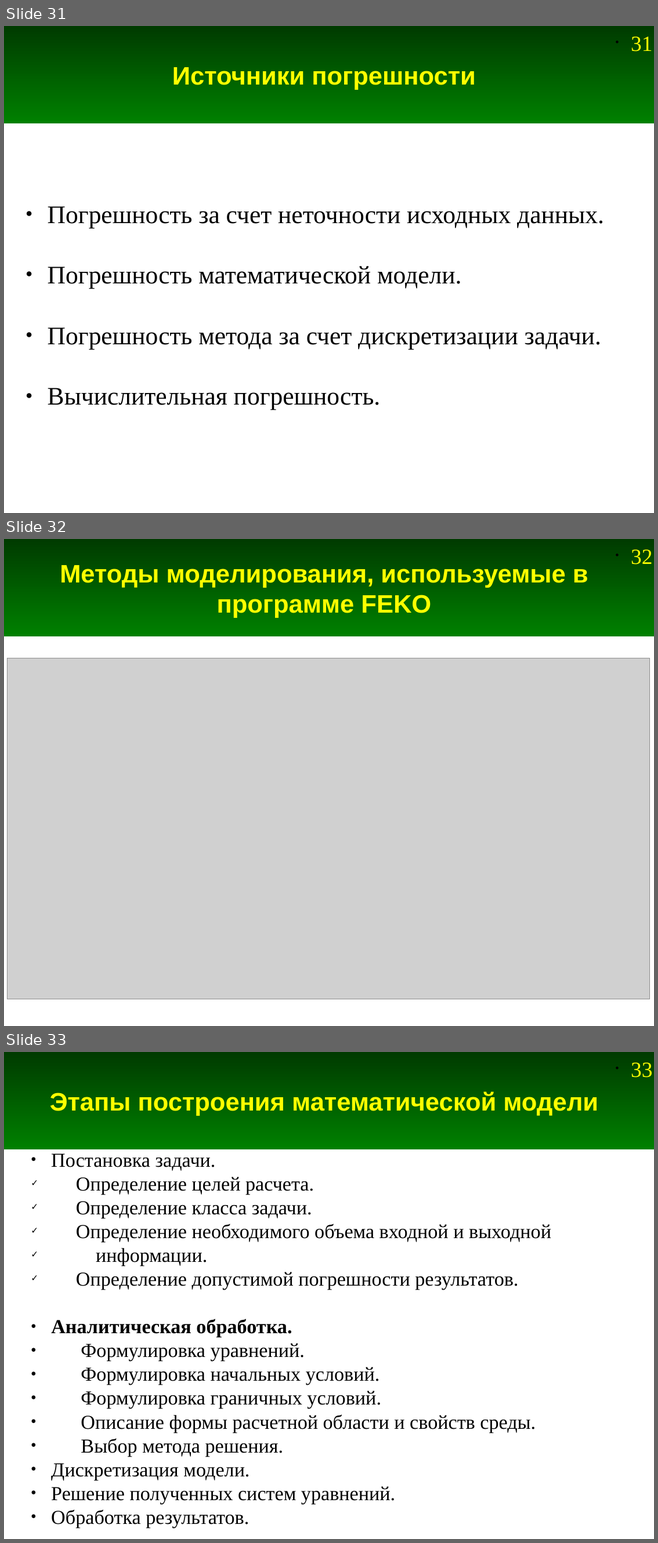
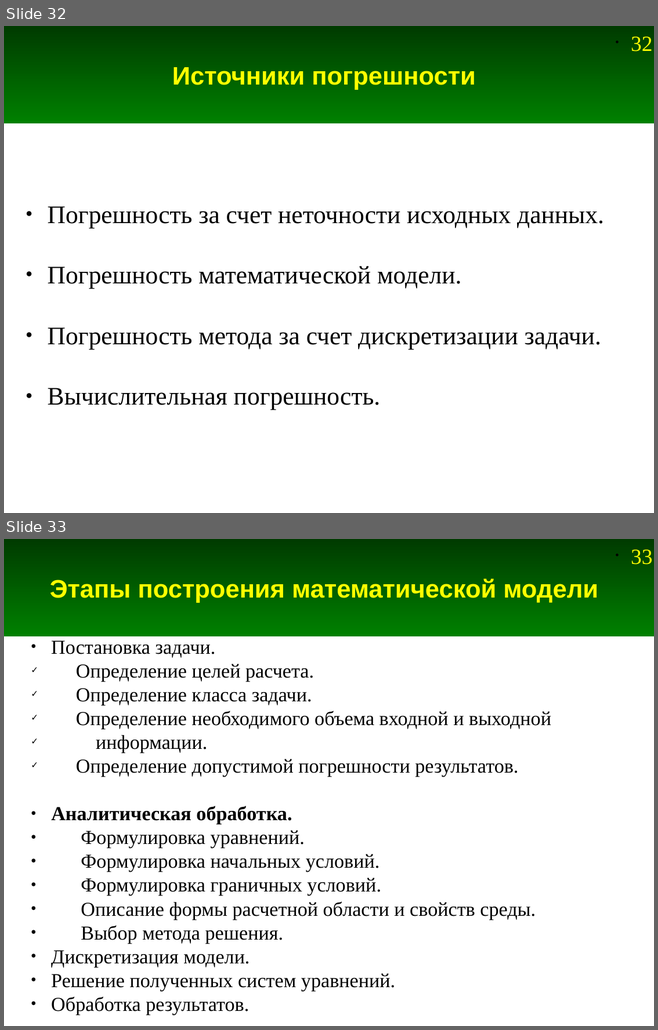
Before and after one commit to andris0147sv/modelling, a slide deck: presentations/1. Problem Statement.odp. Shown one above the other, each under a label of ours: slides 31, 32 and 33 before the commit, slides 32 and 33 after it. The pictures are 658x1543 and 658x1030 pixels, drawn with LibreOffice and Linux fonts; fonts in the diff are those of the drawing; grey boxes stand for pictures. Boxes give left, top, right and bottom in pixels: in the first picture for what was removed or moved away, otherwise in the second. Text is boxed around its words. In the diff, an @@ line names an element or a change of style, - is before the commit and + after.

```diff
--- a/presentations/1. Problem Statement.odp
+++ b/presentations/1. Problem Statement.odp
@@ slide 32 removed at (4, 539, 654, 1026), background #FFFFFF; not listed: 2 template elements that a slide beside it also shows @@
@@ text removed at (60, 565, 588, 618) @@
-Методы моделирования, используемые в программе FEKO
@@ picture removed at (7, 658, 649, 1000) @@
@@ what was slide 31 is now slide 32 @@
@@ page number at (630, 36, 652, 52): text changed @@
-• 31
+• 32
```
Also in this commit, not shown: 3 slides changed, 1 slide added, 4 other files.
